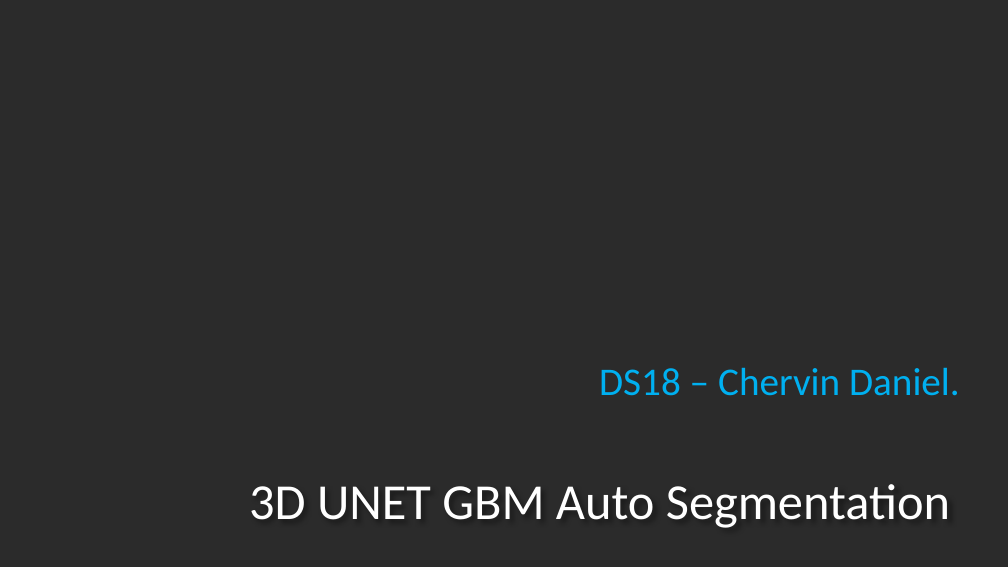
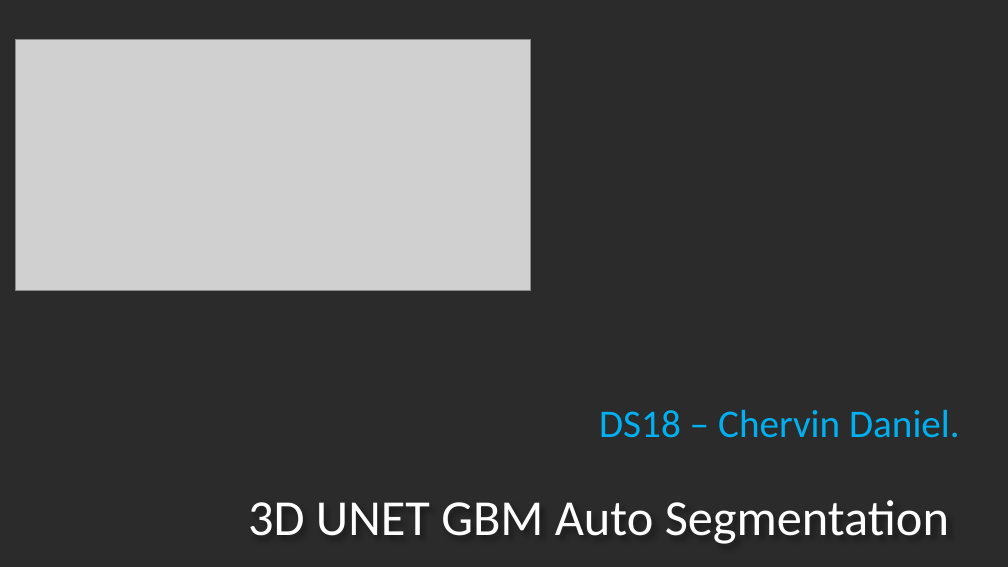
Before and after one commit to daniel-chervin/DS18_FinalProject, a slide deck: slide 1 of ds18_GBM_Autosegmentation.pptx. Drawn at 1008x567 pixels with LibreOffice and Linux fonts; fonts in the diff are those of the drawing; grey boxes stand for pictures; background and template pictures are left out; a plain dark background stands for a picture behind light text. Boxes give left, top, right and bottom in pixels: in the first picture for what was removed or moved away, otherwise in the second. Text is boxed around its words. In the diff, an @@ line names an element or a change of style, - is before the commit and + after.

```diff
--- a/ds18_GBM_Autosegmentation.pptx
+++ b/ds18_GBM_Autosegmentation.pptx
@@ picture added at <box>16,39,531,290</box> @@
@@ subtitle "DS18 – Chervin Daniel.": place and size @@
-subtitle "DS18 – Chervin Daniel." at <box>599,367,960,396</box>
+subtitle "DS18 – Chervin Daniel." at <box>599,409,960,438</box>
@@ title "3D UNET GBM Auto Segmentation": place and size @@
-title "3D UNET GBM Auto Segmentation" at <box>249,484,950,528</box>
+title "3D UNET GBM Auto Segmentation" at <box>248,500,949,544</box>
```
Also in this commit, not shown: 4 other slides changed, 9 slides added, 3 slides removed.
